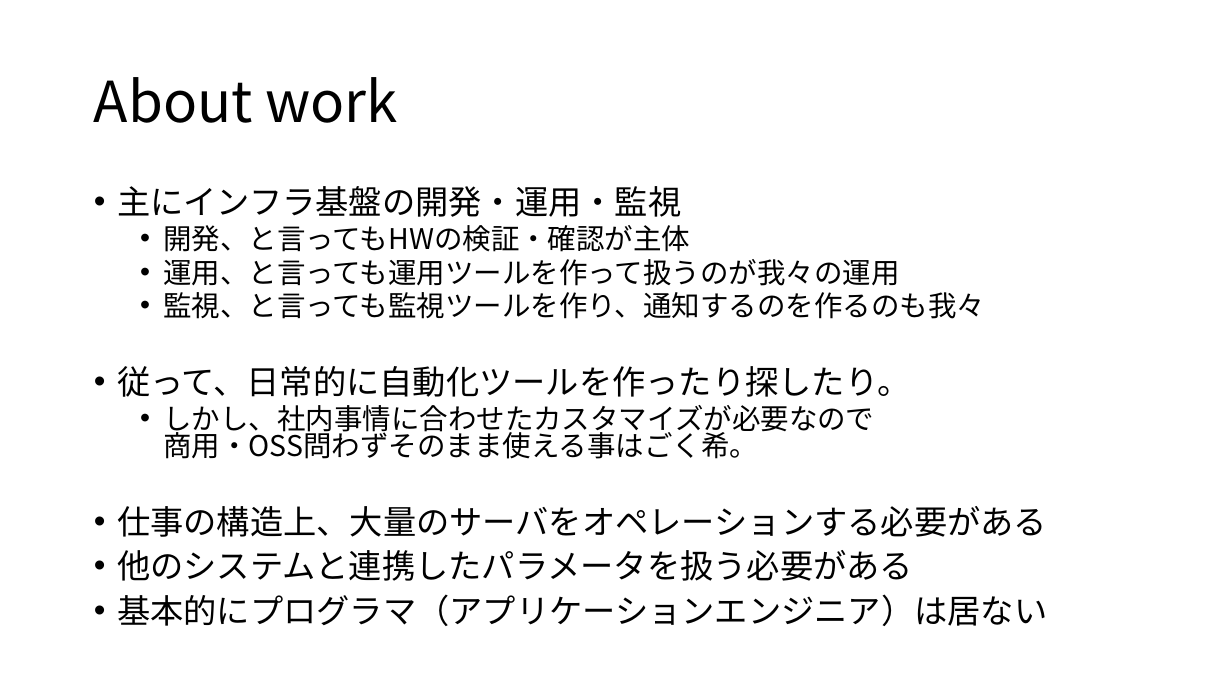
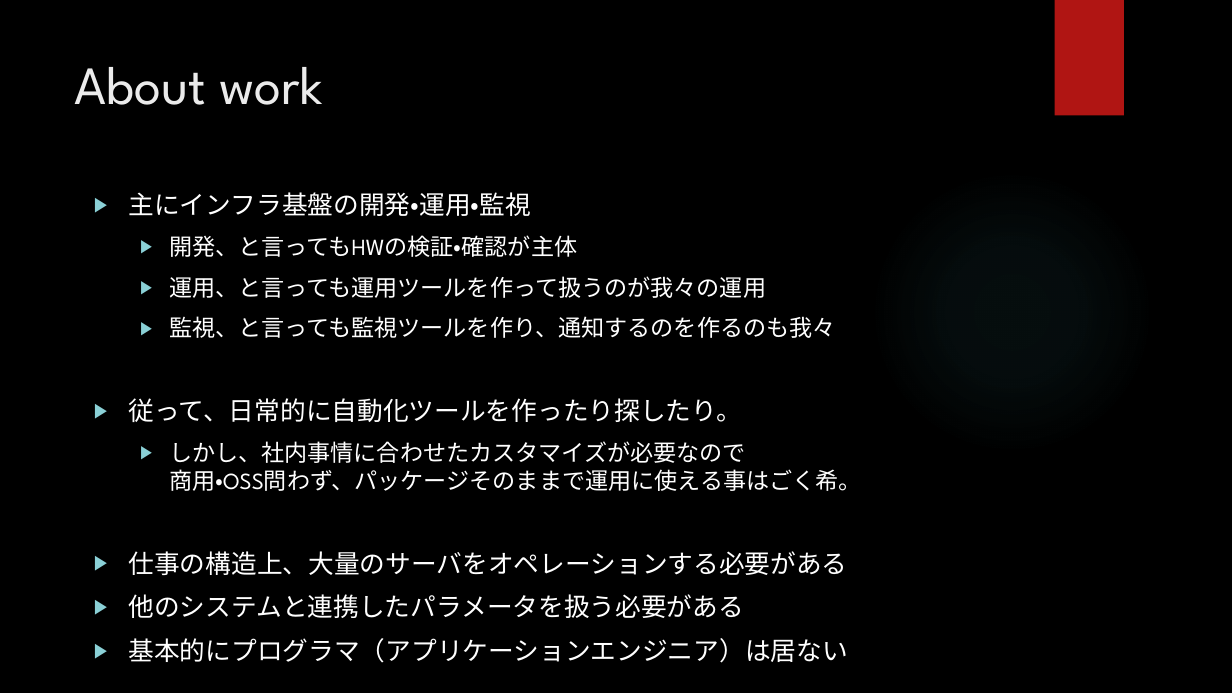
Before and after one commit to ainamori/pyconjp, a slide deck: slide 3 of Spec-driven development for REST API.pptx. Drawn at 1232x693 pixels with LibreOffice and Linux fonts; fonts in the diff are those of the drawing; background and template pictures are left out. Boxes give left, top, right and bottom in pixels: in the first picture for what was removed or moved away, otherwise in the second. Text is boxed around its words. In the diff, an @@ line names an element or a change of style, - is before the commit and + after.

Commit message:
Update slide
Change background and some messages.

```diff
--- a/Spec-driven development for REST API.pptx
+++ b/Spec-driven development for REST API.pptx
@@ background #FFFFFF to picture (left out) @@
@@ rectangle added at (x1=1055, y1=0, x2=1124, y2=116), fill #B01513 @@
@@ title "About work" moved from (x1=94, y1=77, x2=398, y2=123) to (x1=75, y1=67, x2=323, y2=105) @@
@@ title "About work" at (x1=75, y1=67, x2=323, y2=105): size 44 to 42 pt, font Noto Sans CJK JP to League Spartan, text colour #000000 to #EBEBEB; line spacing 0.9 to 1; vertical alignment middle to top @@
@@ ellipse added at (x1=870, y1=169, x2=1154, y2=454), fill gradient #50B9C1 @@
@@ text at (x1=129, y1=192, x2=848, y2=663): size 25.9 to 20 pt in "主にインフラ基盤の開発・運用・監視", "従って、日常的に自動化ツールを作ったり探したり。", "仕事の構造上、大量のサーバをオペレーションする必要がある", "他のシステムと連携したパラメータを扱う必要がある" and 1 more places; font Noto Sans CJK JP to League Spartan, text colour #000000 to #FFFFFF in "主にインフラ基盤の開発・運用・監視", "開発、と言ってもHWの検証・確認が主体", "運用、と言っても運用ツールを作って扱うのが我々の運用", "監視、と言っても監視ツールを作り、通知するのを作るのも我々" and 4 more places; size 22.2 to 18 pt in "開発、と言ってもHWの検証・確認が主体", "運用、と言っても運用ツールを作って扱うのが我々の運用", "監視、と言っても監視ツールを作り、通知するのを作るのも我々"; bullet • to ▶; line spacing 0.8 to 1; more space between paragraphs @@
@@ text at (x1=169, y1=441, x2=862, y2=491): text changed; size 22.2 to 18 pt; font Noto Sans CJK JP to League Spartan; text colour #000000 to #FFFFFF @@
-  • しかし、社内事情に合わせたカスタマイズが必要なので
-    商用・OSS問わずそのまま使える事はごく希。
+  ▶ しかし、社内事情に合わせたカスタマイズが必要なので
+    商用・OSS問わず、パッケージそのままで運用に使える事はごく希。
```
Also in this commit, not shown: 9 other slides changed, 1 slide added.
